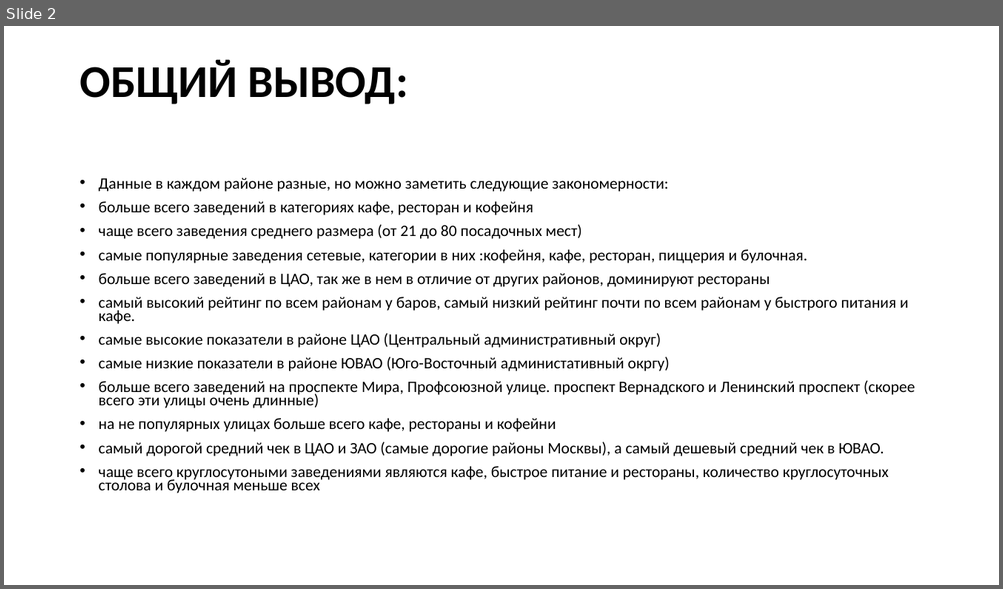
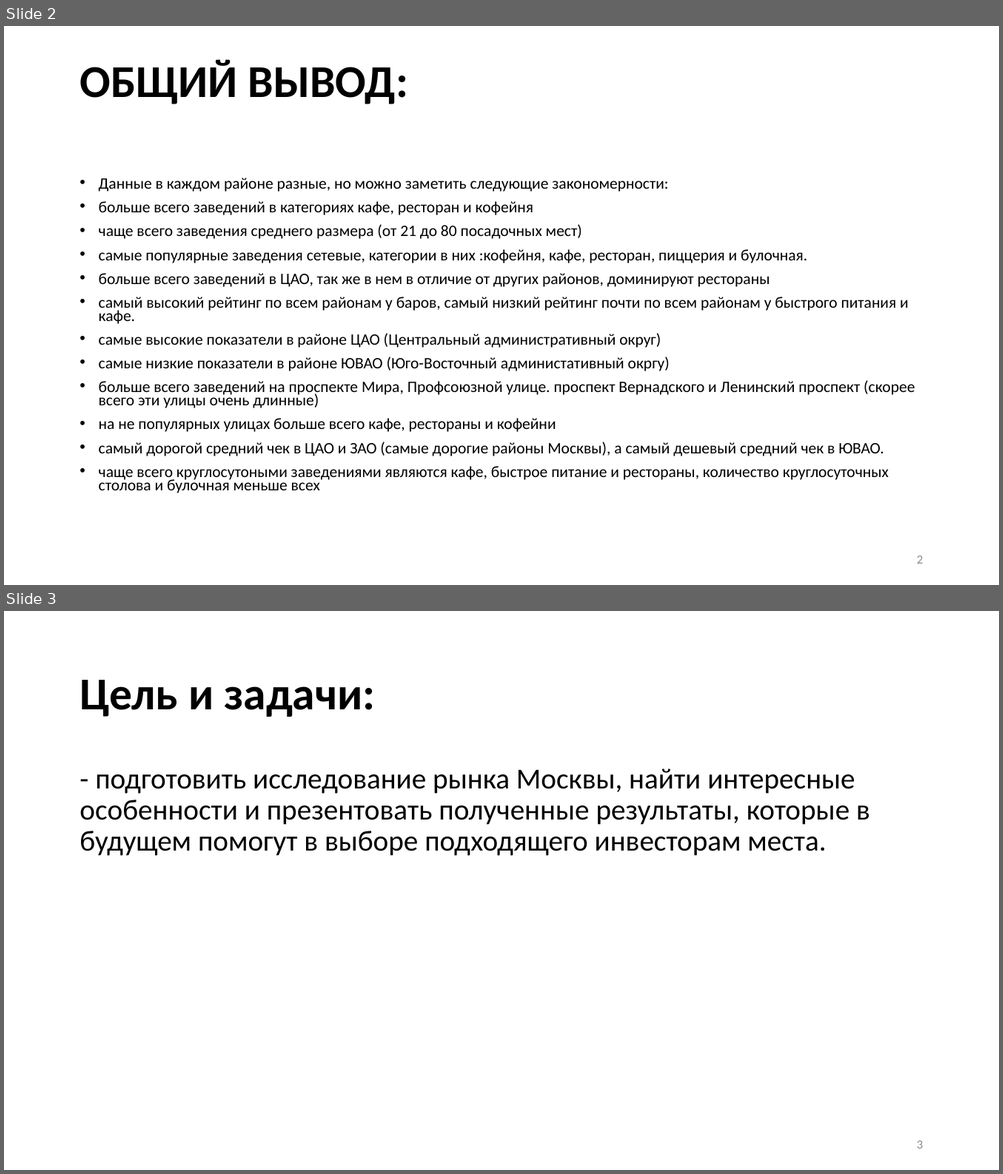
Before and after one commit to Isupik/practicum_yandex, a slide deck: Проектная работа.pptx. Shown one above the other, each under a label of ours: slide 2 before the commit, slides 2 and 3 after it. The pictures are 1003x589 and 1003x1174 pixels, drawn with LibreOffice and Linux fonts; fonts in the diff are those of the drawing. Boxes give left, top, right and bottom in pixels: in the first picture for what was removed or moved away, otherwise in the second. Text is boxed around its words. In the diff, an @@ line names an element or a change of style, - is before the commit and + after.

```diff
--- a/Проектная работа.pptx
+++ b/Проектная работа.pptx
@@ slide 3 added at (4, 611, 999, 1170), background #FFFFFF @@
@@ title added at (79, 680, 375, 717), 44 pt, text #000000, bold @@
+Цель и задачи:
@@ text added at (79, 769, 870, 856), 28 pt, text #000000 @@
+- подготовить исследование рынка Москвы, найти интересные особенности и презентовать полученные результаты, которые в будущем помогут в выборе подходящего инвесторам места.
@@ page number added at (916, 1141, 922, 1149), 12 pt, text #8C8C8C @@
+3
@@ slide 2 changed as well @@
@@ page number added at (916, 556, 922, 564), 12 pt, text #8C8C8C @@
+2
```
Also in this commit, not shown: 13 other slides changed.
